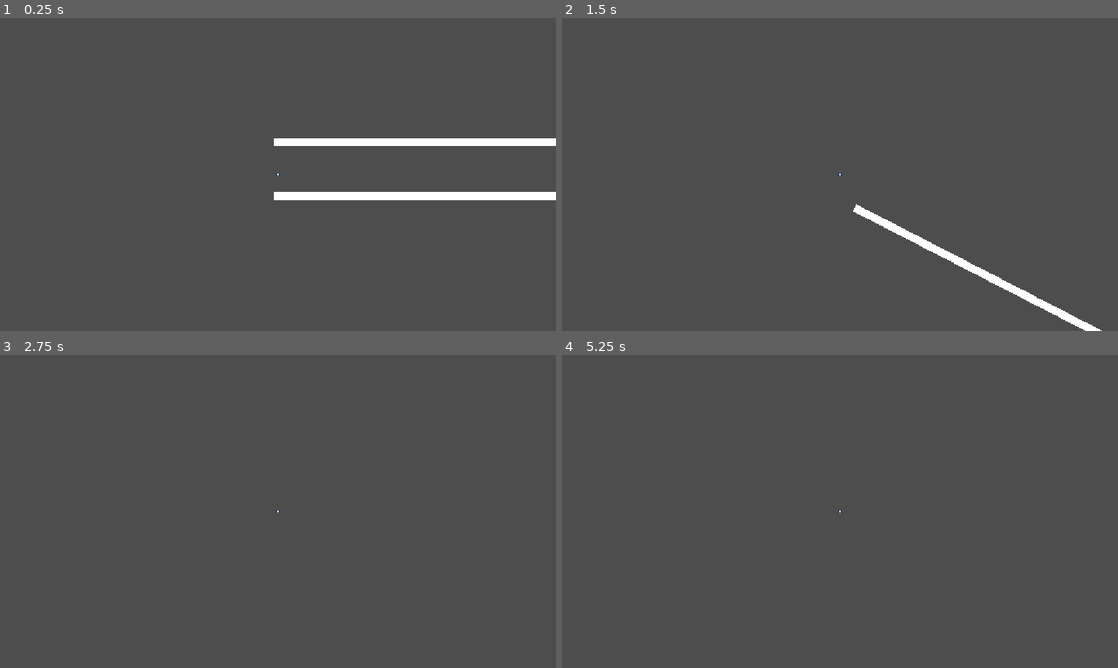
Above: before the commit, frames 1-4 (two rows, left to right).
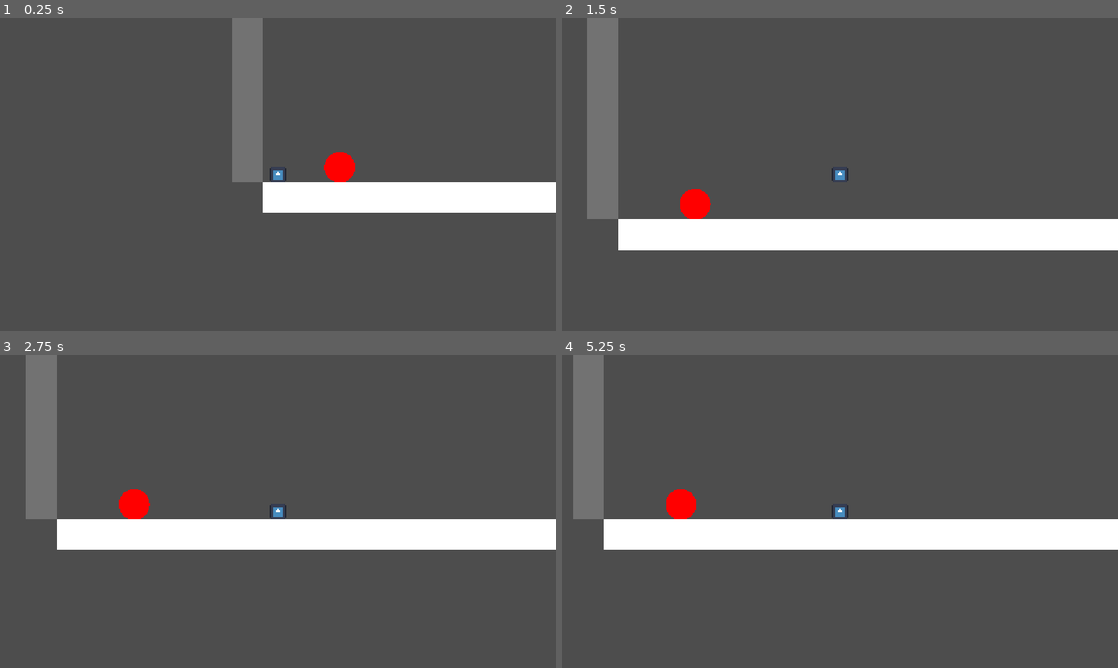
Above: after the commit, the same moments.

Repository: AlanW-bths/NYC-Haven-Jam
Game: Godot game, scene res://node_2d.tscn
Same seed, same stepped clock (60 frames per second), same inputs: the game is played once before the commit and once after it. The engine's default icon, where the game draws it, is replaced by a stand-in: a white triangle on a blue panel in a dark square.
Inputs:
- Up to frame 1 (0.25 s): no input
- Up to frame 2 (1.5 s): hold Shift (sprint, bound only after the commit) 0.53-1.28 s; hold Right (right) from 0.53 s (still down); tap Space (jump) at 0.77, 0.8, 1.07, 1.35 s
- Up to frame 3 (2.75 s): tap Space (jump) at 1.52, 1.82, 2.3 s; tap Shift (sprint, bound only after the commit) at 1.55 s; release Right (right) at 2.03 s; hold Left (left) from 2.03 s (still down); hold Shift (sprint, bound only after the commit) from 2.03 s (still down)
- Up to frame 4 (5.25 s): release Left (left) at 2.78 s; release Shift (sprint, bound only after the commit) at 2.78 s; hold Right (right) 2.78-4.28 s; tap Shift (sprint, bound only after the commit) at 2.85, 4.35 s; tap Space (jump) at 3.02, 3.32, 3.6, 3.77, 4.07, 4.52, 4.82 s; hold Left (left) 4.28-5.03 s; hold Right (right) from 5.03 s (still down); hold Shift (sprint, bound only after the commit) from 5.03 s (still down)

The runs differ from the first frame. In frame 1, 8.4% of the frame differs, in the area x 41-100%, y 0-63%; in frame 2, 14%, in the area x 4-100%, y 0-100%; in frame 3, 12%; in frame 4, 12%.

Commit message:
made main menu scene

Diff:
--- /dev/null
+++ b/do-your-best!/Main_Menu.tscn
@@ -0,0 +1,9 @@
+[gd_scene format=3 uid="uid://bxg41gwnj4bw3"]
+
+[node name="Control" type="Control" unique_id=705782161]
+layout_mode = 3
+anchors_preset = 15
+anchor_right = 1.0
+anchor_bottom = 1.0
+grow_horizontal = 2
+grow_vertical = 2
--- a/do-your-best!/PlayerMovement.gd
+++ b/do-your-best!/PlayerMovement.gd
@@ -1,11 +1,11 @@
 extends CharacterBody2D
 
 
-var speed = 150.0
-var sprint_speed = 300.0
-var acceleration = 800.0
-var deceleration = 600.0
-var jump_velocity = -400.0
+var speed = 75.0
+var sprint_speed = 150.0
+var acceleration = 400.0
+var deceleration = 300.0
+var jump_velocity = -200.0
 
 func _physics_process(delta: float) -> void:
 	# Apply gravity
--- /dev/null
+++ b/do-your-best!/Sisyphus.tscn
@@ -0,0 +1,89 @@
+[gd_scene format=3 uid="uid://jkyyrlob8575"]
+
+[ext_resource type="Script" uid="uid://5vyfvxhy7l66" path="res://PlayerMovement.gd" id="1_0c5gw"]
+[ext_resource type="Texture2D" uid="uid://cg7iwahgbk6fs" path="res://icon.svg" id="2_arf4r"]
+
+[sub_resource type="RectangleShape2D" id="RectangleShape2D_5qk0w"]
+size = Vector2(8, 8)
+
+[sub_resource type="QuadMesh" id="QuadMesh_orrq1"]
+
+[sub_resource type="CircleShape2D" id="CircleShape2D_5qk0w"]
+radius = 8.0
+
+[sub_resource type="SphereMesh" id="SphereMesh_0e48y"]
+
+[sub_resource type="RectangleShape2D" id="RectangleShape2D_eaghv"]
+size = Vector2(2288, 16)
+
+[sub_resource type="QuadMesh" id="QuadMesh_5qk0w"]
+
+[sub_resource type="RectangleShape2D" id="RectangleShape2D_orrq1"]
+size = Vector2(16, 240)
+
+[node name="Node2D" type="Node2D" unique_id=1121677183]
+
+[node name="Player" type="CharacterBody2D" parent="." unique_id=676528423]
+position = Vector2(8, 624)
+collision_layer = 3
+script = ExtResource("1_0c5gw")
+
+[node name="CollisionShape2D" type="CollisionShape2D" parent="Player" unique_id=2008870430]
+shape = SubResource("RectangleShape2D_5qk0w")
+
+[node name="MeshInstance2D" type="MeshInstance2D" parent="Player/CollisionShape2D" unique_id=914085179]
+position = Vector2(2.3841858e-07, -2.3841858e-07)
+rotation = 3.1415927
+scale = Vector2(7.9999995, 7.9999995)
+mesh = SubResource("QuadMesh_orrq1")
+texture = ExtResource("2_arf4r")
+
+[node name="Camera2D" type="Camera2D" parent="Player" unique_id=2110093978]
+scale = Vector2(-2.720001, 1)
+zoom = Vector2(4, 4)
+
+[node name="Sisyphus" type="Node2D" parent="." unique_id=130366799]
+position = Vector2(-32, 48)
+
+[node name="Ball" type="RigidBody2D" parent="Sisyphus" unique_id=1400348022]
+position = Vector2(72, 568)
+collision_layer = 2
+collision_priority = 2.0
+mass = 0.014
+contact_monitor = true
+
+[node name="CollisionShape2D" type="CollisionShape2D" parent="Sisyphus/Ball" unique_id=1666385820]
+shape = SubResource("CircleShape2D_5qk0w")
+
+[node name="MeshInstance2D" type="MeshInstance2D" parent="Sisyphus/Ball" unique_id=516561575]
+modulate = Color(1, 0, 0, 1)
+self_modulate = Color(1, 0, 0, 1)
+position = Vector2(1.1444092e-05, 0)
+scale = Vector2(16.000021, 16.000029)
+mesh = SubResource("SphereMesh_0e48y")
+
+[node name="Floor" type="StaticBody2D" parent="Sisyphus" unique_id=1333197645]
+position = Vector2(1176, 592)
+collision_layer = 3
+
+[node name="CollisionShape2D" type="CollisionShape2D" parent="Sisyphus/Floor" unique_id=353800533]
+shape = SubResource("RectangleShape2D_eaghv")
+
+[node name="MeshInstance2D" type="MeshInstance2D" parent="Sisyphus/Floor" unique_id=306521913]
+position = Vector2(-0.00012207031, 0)
+scale = Vector2(2288, 15.999999)
+mesh = SubResource("QuadMesh_5qk0w")
+
+[node name="leftWall" type="StaticBody2D" parent="Sisyphus" unique_id=728353870]
+modulate = Color(0.44755095, 0.44755095, 0.44755095, 1)
+self_modulate = Color(0.40756536, 0.4075654, 0.40756524, 1)
+position = Vector2(24, 464)
+collision_layer = 3
+
+[node name="CollisionShape2D" type="CollisionShape2D" parent="Sisyphus/leftWall" unique_id=1009497456]
+shape = SubResource("RectangleShape2D_orrq1")
+
+[node name="MeshInstance2D" type="MeshInstance2D" parent="Sisyphus/leftWall" unique_id=2024963478]
+position = Vector2(-5.684342e-14, -5.9604645e-08)
+scale = Vector2(15.999997, 239.99997)
+mesh = SubResource("QuadMesh_5qk0w")
--- a/do-your-best!/node_2d.tscn
+++ b/do-your-best!/node_2d.tscn
@@ -1,5 +1,6 @@
 [gd_scene format=3 uid="uid://ojmqkvk4wpie"]
 
+[ext_resource type="Script" uid="uid://5vyfvxhy7l66" path="res://PlayerMovement.gd" id="1_0e48y"]
 [ext_resource type="Texture2D" uid="uid://cg7iwahgbk6fs" path="res://icon.svg" id="1_wtcfe"]
 
 [sub_resource type="RectangleShape2D" id="RectangleShape2D_5qk0w"]
@@ -7,55 +8,82 @@
 
 [sub_resource type="QuadMesh" id="QuadMesh_orrq1"]
 
+[sub_resource type="CircleShape2D" id="CircleShape2D_5qk0w"]
+radius = 8.0
+
+[sub_resource type="SphereMesh" id="SphereMesh_0e48y"]
+
 [sub_resource type="RectangleShape2D" id="RectangleShape2D_eaghv"]
 size = Vector2(2288, 16)
 
 [sub_resource type="QuadMesh" id="QuadMesh_5qk0w"]
 
+[sub_resource type="RectangleShape2D" id="RectangleShape2D_orrq1"]
+size = Vector2(16, 240)
+
 [node name="Node2D" type="Node2D" unique_id=1121677183]
 
-[node name="CharacterBody2D" type="CharacterBody2D" parent="." unique_id=676528423]
+[node name="Player" type="CharacterBody2D" parent="." unique_id=676528423]
 position = Vector2(8, 624)
+collision_layer = 3
+script = ExtResource("1_0e48y")
 
-[node name="CollisionShape2D" type="CollisionShape2D" parent="CharacterBody2D" unique_id=2008870430]
+[node name="CollisionShape2D" type="CollisionShape2D" parent="Player" unique_id=2008870430]
 shape = SubResource("RectangleShape2D_5qk0w")
 
-[node name="MeshInstance2D" type="MeshInstance2D" parent="CharacterBody2D/CollisionShape2D" unique_id=914085179]
+[node name="MeshInstance2D" type="MeshInstance2D" parent="Player/CollisionShape2D" unique_id=914085179]
 position = Vector2(2.3841858e-07, -2.3841858e-07)
 rotation = 3.1415927
 scale = Vector2(7.9999995, 7.9999995)
 mesh = SubResource("QuadMesh_orrq1")
 texture = ExtResource("1_wtcfe")
 
-[node name="Camera2D" type="Camera2D" parent="CharacterBody2D" unique_id=2110093978]
-
-[node name="Main Screen" type="Node2D" parent="." unique_id=353922581]
-
-[node name="Pause Menu" type="Node2D" parent="." unique_id=1751848864]
+[node name="Camera2D" type="Camera2D" parent="Player" unique_id=2110093978]
+scale = Vector2(-2.720001, 1)
+zoom = Vector2(4, 4)
 
 [node name="Sisyphus" type="Node2D" parent="." unique_id=130366799]
 position = Vector2(-32, 48)
 
-[node name="Floor" type="RigidBody2D" parent="Sisyphus" unique_id=1452672495]
-position = Vector2(40, 592)
+[node name="Ball" type="RigidBody2D" parent="Sisyphus" unique_id=1400348022]
+position = Vector2(72, 568)
+collision_layer = 2
+collision_priority = 2.0
+mass = 0.014
+contact_monitor = true
+
+[node name="CollisionShape2D" type="CollisionShape2D" parent="Sisyphus/Ball" unique_id=1666385820]
+shape = SubResource("CircleShape2D_5qk0w")
+
+[node name="MeshInstance2D" type="MeshInstance2D" parent="Sisyphus/Ball" unique_id=516561575]
+modulate = Color(1, 0, 0, 1)
+self_modulate = Color(1, 0, 0, 1)
+position = Vector2(1.1444092e-05, 0)
+scale = Vector2(16.000021, 16.000029)
+mesh = SubResource("SphereMesh_0e48y")
+
+[node name="Floor" type="StaticBody2D" parent="Sisyphus" unique_id=1333197645]
+position = Vector2(1176, 592)
+collision_layer = 3
 
 [node name="CollisionShape2D" type="CollisionShape2D" parent="Sisyphus/Floor" unique_id=353800533]
-position = Vector2(1136, 0)
 shape = SubResource("RectangleShape2D_eaghv")
 
-[node name="MeshInstance2D" type="MeshInstance2D" parent="Sisyphus/Floor/CollisionShape2D" unique_id=306521913]
-position = Vector2(-7.6293945e-05, -4.7683716e-07)
+[node name="MeshInstance2D" type="MeshInstance2D" parent="Sisyphus/Floor" unique_id=306521913]
+position = Vector2(-0.00012207031, 0)
 scale = Vector2(2288, 15.999999)
 mesh = SubResource("QuadMesh_5qk0w")
 
-[node name="Floor2" type="RigidBody2D" parent="Sisyphus" unique_id=1400348022]
-position = Vector2(40, 480)
+[node name="leftWall" type="StaticBody2D" parent="Sisyphus" unique_id=728353870]
+modulate = Color(0.44755095, 0.44755095, 0.44755095, 1)
+self_modulate = Color(0.40756536, 0.4075654, 0.40756524, 1)
+position = Vector2(24, 464)
+collision_layer = 3
 
-[node name="CollisionShape2D" type="CollisionShape2D" parent="Sisyphus/Floor2" unique_id=1666385820]
-position = Vector2(1136, 0)
-shape = SubResource("RectangleShape2D_eaghv")
+[node name="CollisionShape2D" type="CollisionShape2D" parent="Sisyphus/leftWall" unique_id=1009497456]
+shape = SubResource("RectangleShape2D_orrq1")
 
-[node name="MeshInstance2D" type="MeshInstance2D" parent="Sisyphus/Floor2/CollisionShape2D" unique_id=516561575]
-position = Vector2(-7.6293945e-05, -4.7683716e-07)
-scale = Vector2(2288, 15.999999)
+[node name="MeshInstance2D" type="MeshInstance2D" parent="Sisyphus/leftWall" unique_id=2024963478]
+position = Vector2(-5.684342e-14, -5.9604645e-08)
+scale = Vector2(15.999997, 239.99997)
 mesh = SubResource("QuadMesh_5qk0w")
--- /dev/null
+++ b/do-your-best!/physics_CharBody.gd
@@ -0,0 +1,13 @@
+extends Node2D
+
+@export var pushForce = 500
+@export var bodyPath: NodePath = "Node2D.Player"
+@onready var body: CharacterBody2D = get_node(bodyPath)
+var force = 1000
+
+func _physics_process(_delta):
+	if $CharacterBody2D.move_and_slide(): # true if collided
+		for i in $CharacterBody2D.get_slide_collision_count():
+			var col = $CharacterBody2D.get_slide_collision(i)
+			if col.get_collider() is RigidBody2D:
+				col.get_collider().apply_force(col.get_normal() * -force)
--- a/do-your-best!/project.godot
+++ b/do-your-best!/project.godot
@@ -35,11 +35,18 @@
 left={
 "deadzone": 0.2,
 "events": [Object(InputEventKey,"resource_local_to_scene":false,"resource_name":"","device":-1,"window_id":0,"alt_press …(195 unchanged characters)…
+, Object(InputEventKey,"resource_local_to_scene":false,"resource_name":"","device":-1,"window_id":0,"alt_pressed":false,"shift_pressed":false,"ctrl_pressed":false,"meta_pressed":false,"pressed":false,"keycode":0,"physical_keycode":65,"key_label":0,"unicode":97,"location":0,"echo":false,"script":null)
 ]
 }
 right={
 "deadzone": 0.2,
 "events": [Object(InputEventKey,"resource_local_to_scene":false,"resource_name":"","device":-1,"window_id":0,"alt_press …(195 unchanged characters)…
+, Object(InputEventKey,"resource_local_to_scene":false,"resource_name":"","device":-1,"window_id":0,"alt_pressed":false,"shift_pressed":false,"ctrl_pressed":false,"meta_pressed":false,"pressed":false,"keycode":0,"physical_keycode":68,"key_label":0,"unicode":100,"location":0,"echo":false,"script":null)
+]
+}
+sprint={
+"deadzone": 0.2,
+"events": [Object(InputEventKey,"resource_local_to_scene":false,"resource_name":"","device":-1,"window_id":0,"alt_pressed":false,"shift_pressed":false,"ctrl_pressed":false,"meta_pressed":false,"pressed":false,"keycode":0,"physical_keycode":4194325,"key_label":0,"unicode":0,"location":0,"echo":false,"script":null)
 ]
 }
 
Not shown, added: do-your-best!/physics_CharBody.gd.uid
